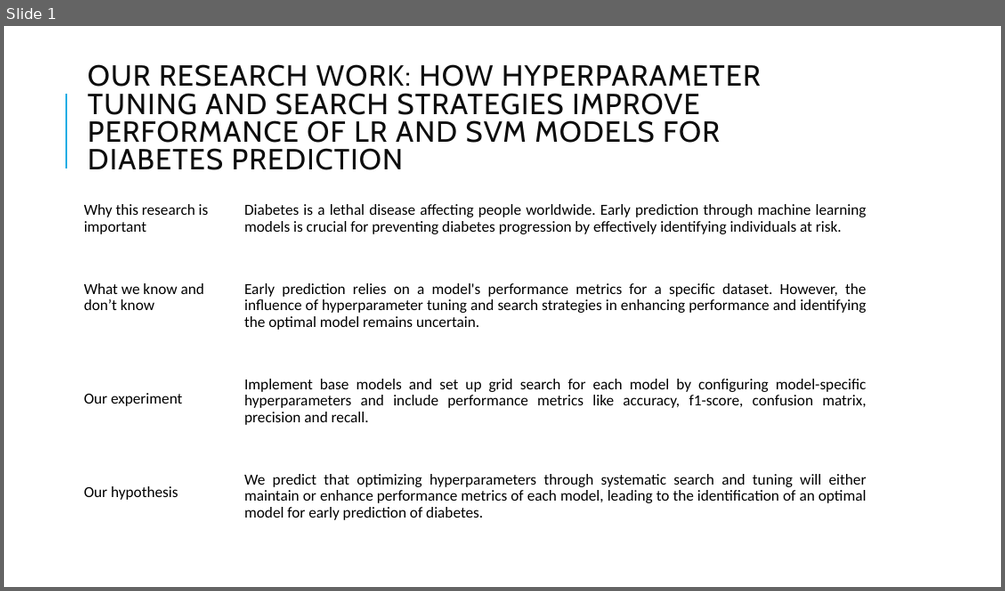
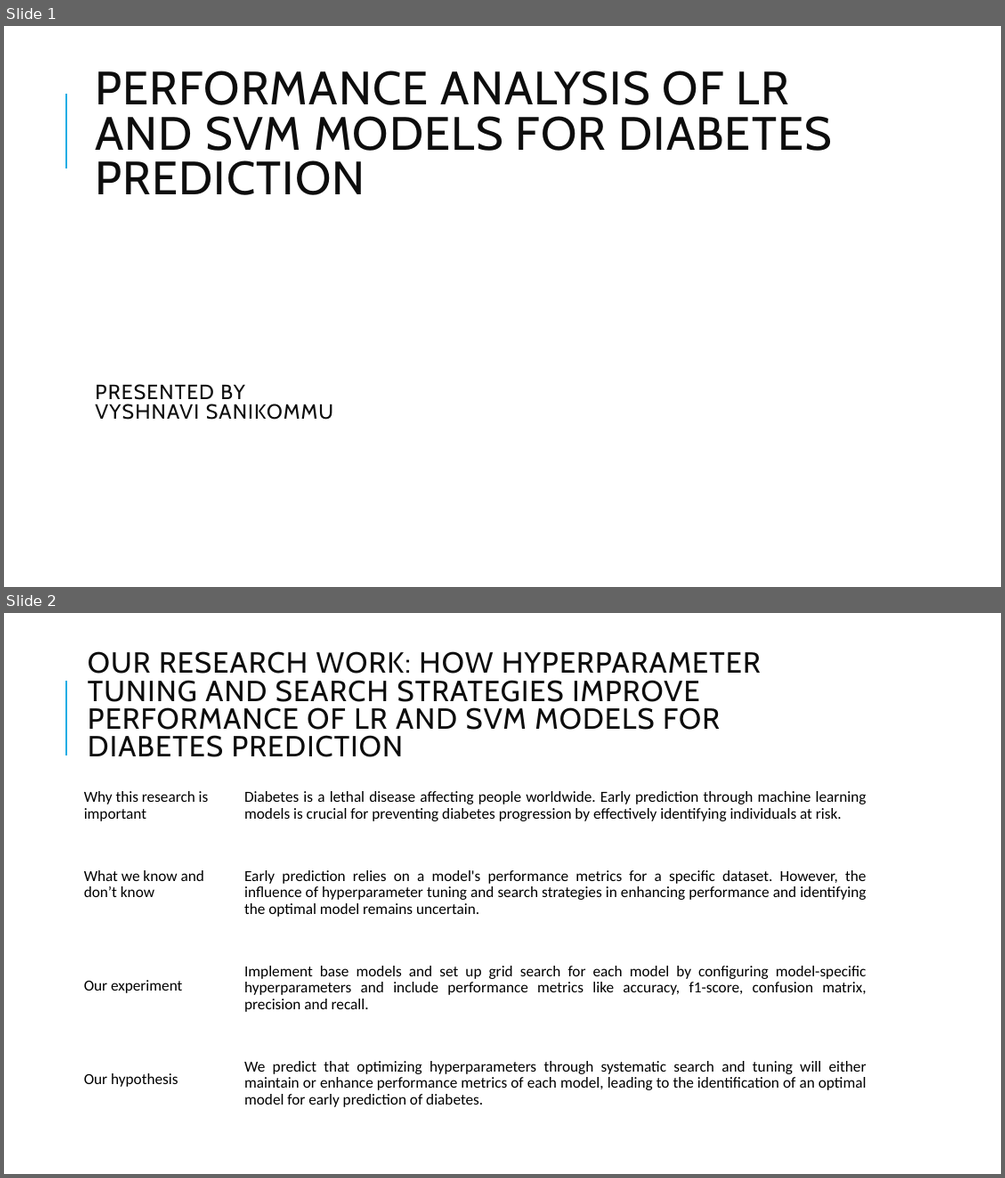
Before and after one commit to csci595-research-lit-spring-2024/595-class-project-spring-2024-Vyshnavi-sanikommu, a slide deck: presentations/Research_Project_Presentation.pptx. Shown one above the other, each under a label of ours: slide 1 before the commit, slides 1 and 2 after it. The pictures are 1005x591 and 1005x1178 pixels, drawn with LibreOffice and Linux fonts; fonts in the diff are those of the drawing. Boxes give left, top, right and bottom in pixels: in the first picture for what was removed or moved away, otherwise in the second. Text is boxed around its words. In the diff, an @@ line names an element or a change of style, - is before the commit and + after.

Commit message:
added title slide in presentation

```diff
--- a/presentations/Research_Project_Presentation.pptx
+++ b/presentations/Research_Project_Presentation.pptx
@@ slide 1 added at (x1=4, y1=26, x2=1001, y2=587), background #FFFFFF; not listed: 1 template element that a slide beside it also shows @@
@@ title added at (x1=95, y1=70, x2=832, y2=419), 45 pt, text #0D0D0D @@
+PERFORMANCE ANALYSIS OF LR AND SVM MODELS FOR DIABETES PREDICTION
+PRESENTED BY
+VYSHNAVI SANIKOMMU
@@ what was slide 1 is now slide 2 @@
```
Also in this commit, not shown: 1 other file.
